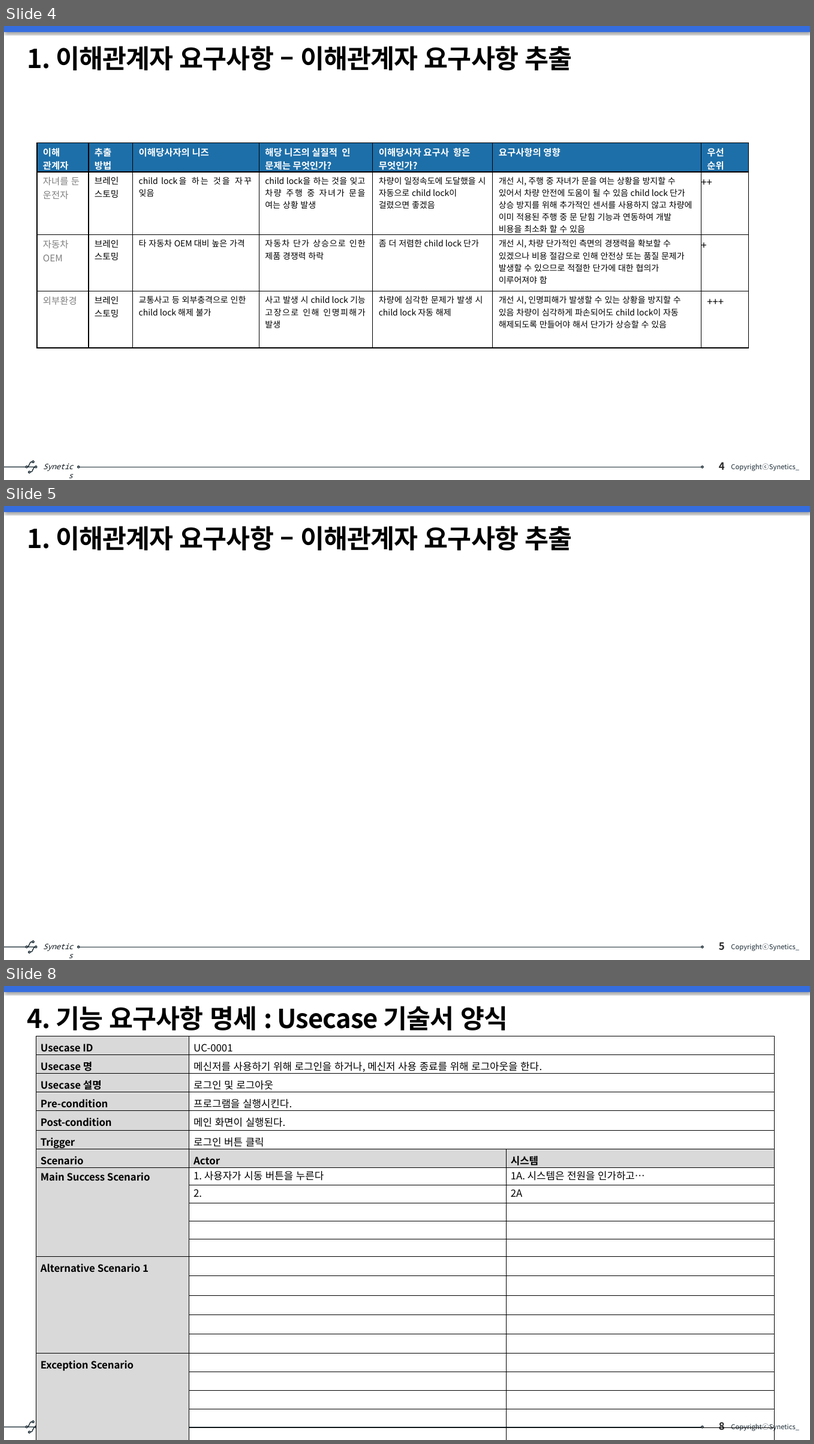
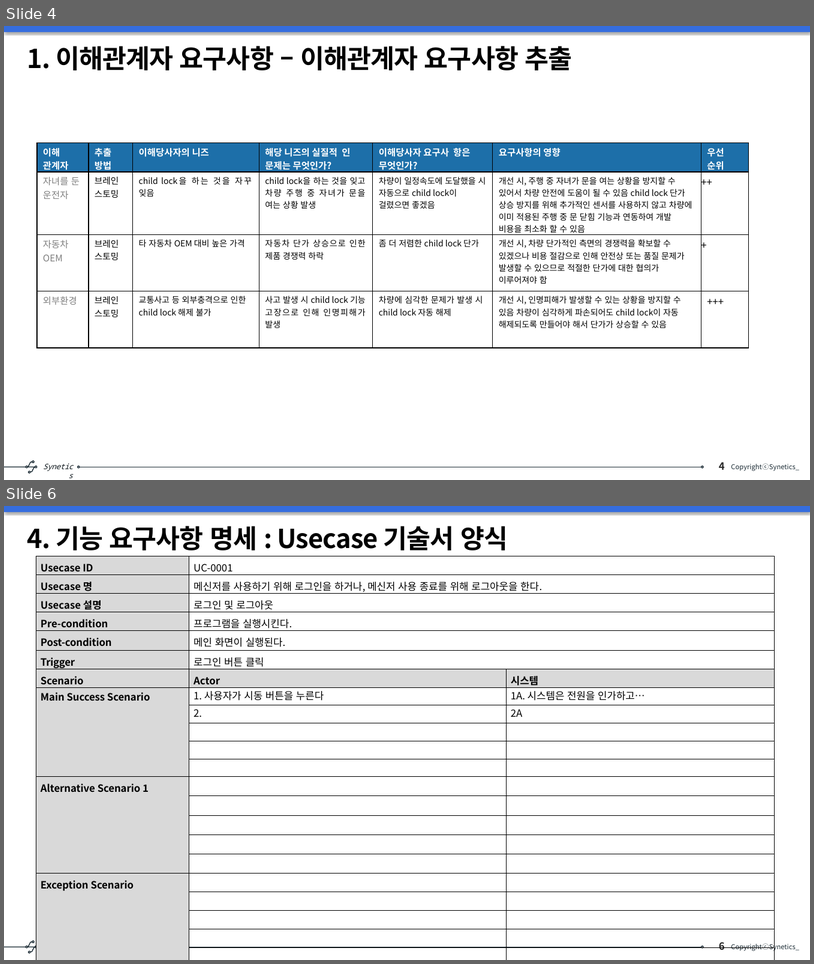
Before and after one commit to s-eunbi-kim/SeSSAC_202501, a slide deck: 01_요구사항 실습/SW 요구사항 분석 및 설계_3조.pptx. Shown one above the other, each under a label of ours: slides 4, 5 and 8 before the commit, slides 4 and 6 after it; the slides between them are not shown. The pictures are 814x1444 and 814x964 pixels, drawn with LibreOffice and Linux fonts; fonts in the diff are those of the drawing. Boxes give left, top, right and bottom in pixels: in the first picture for what was removed or moved away, otherwise in the second. Text is boxed around its words. In the diff, an @@ line names an element or a change of style, - is before the commit and + after.

```diff
--- a/01_요구사항 실습/SW 요구사항 분석 및 설계_3조.pptx
+++ b/01_요구사항 실습/SW 요구사항 분석 및 설계_3조.pptx
@@ slide 5 removed at (x1=4, y1=506, x2=810, y2=960), background #FFFFFF; not listed: 14 template elements that a slide beside it also shows @@
@@ title removed at (x1=27, y1=526, x2=572, y2=550) @@
-1. 이해관계자 요구사항 – 이해관계자 요구사항 추출
@@ what was slide 8 is now slide 6 @@
```
Also in this commit, not shown: 1 slide changed, 1 other slide removed.
